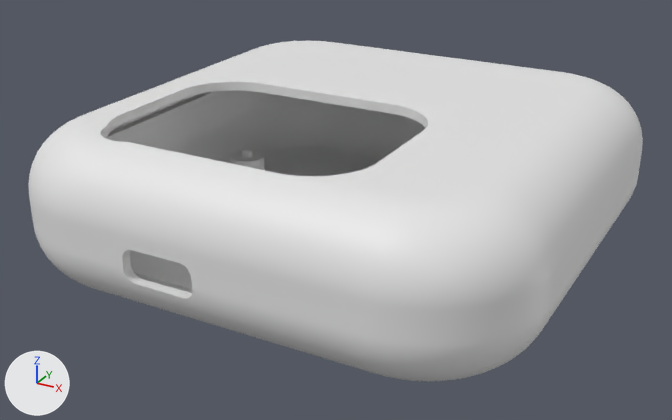
Renders of the glTF model models/.mimo_case_print_ready.step/model.glb from each side of a commit.
Rendered twice from a 50 mm lens placed at (0.0687, -0.0881, 0.0576), pointed at (-0.0014, 0.0392, -0.006). Lighting does not change. The marker at lower left points along +X, +Y and +Z. The picture after the commit comes second. Where no turn or scale is listed for an object, it has been applied to the vertices. Vertices at exactly the same position are counted once.

Objects in the first picture: '=>[0:1:1:2]'.
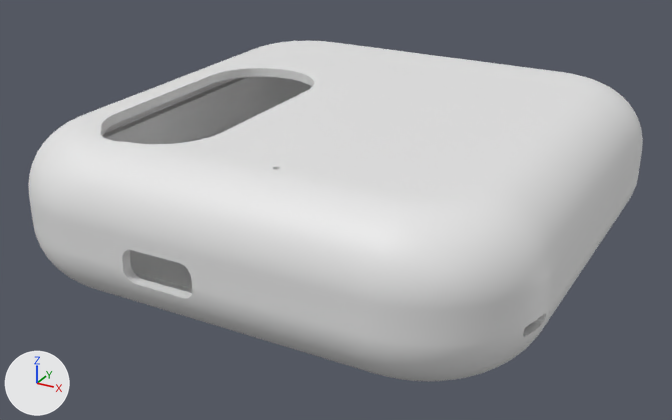
The change, as a list of edits to the scene's bpy script:
```text
Change me_mimo_case_print_ready:
    used by ob_0_1_1_2; location = (0.0, 0.0, 0.0)
    remove me_mimo_case_print_ready.from_pydata(...)  # 12546 vertices, 25356 faces; spans x -0.042..0.042, y 0.0..0.086, z -0.0124..0.0124
    add me_mimo_case_print_ready.from_pydata(...)  # 13531 vertices, 27334 faces; spans x -0.042..0.042, y 0.0..0.086, z -0.0124..0.0124
    me_mimo_case_print_ready part 1: 132 vertices moved from x 0.025..0.0418, y 0.0005..0.0177, z -0.0107..-0.0036 to x 0.0249..0.0418, y 0.0005..0.0177, z -0.0106..-0.0025; 334 vertices removed from x 0.0243..0.0419, y 0.0001..0.0178, z -0.0116..-0.0036; 992 vertices added at x 0.0243..0.0419, y 0.0001..0.0177, z -0.0123..-0.0025
    me_mimo_case_print_ready part 2: 43 vertices moved from x -0.029..0.016, y 0.0094..0.0445, z 0.0107..0.0124 to x -0.03..0.0063, y 0.0094..0.0523, z 0.0107..0.0124; 212 vertices removed from x -0.029..0.016, y 0.0091..0.0445, z 0.0107..0.0124; 539 vertices added at x -0.03..0.0064, y 0.0091..0.0543, z 0.0107..0.0124
```

Boxes (x1, y1, x2, y2) around the edits, measured in the pictures (672 x 420 px):
part 1 of me_mimo_case_print_ready, cut back
    both: (362, 309, 550, 364)
part 2 of me_mimo_case_print_ready, built on
    before: (89, 43, 588, 200)
    after: (89, 43, 588, 198)
